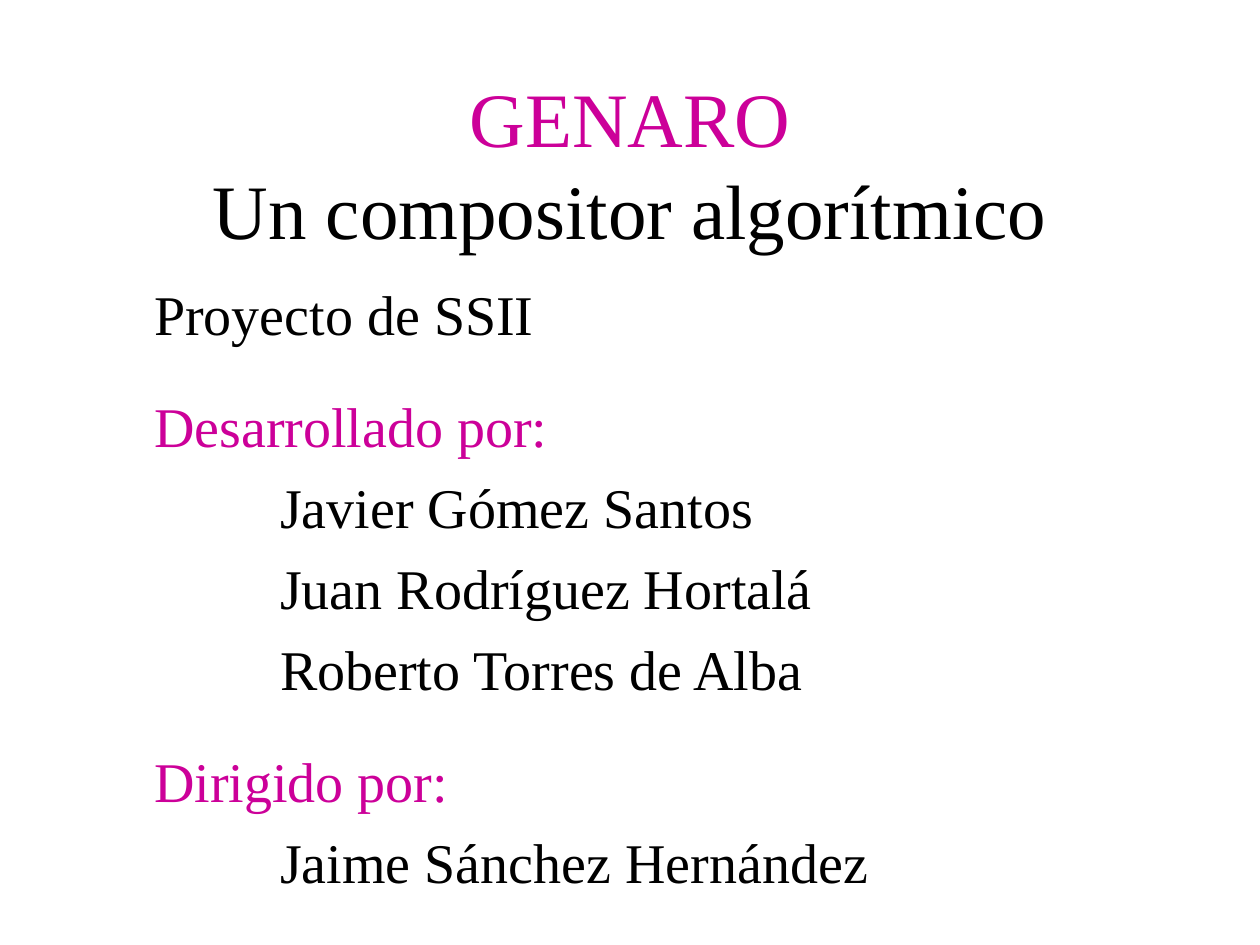
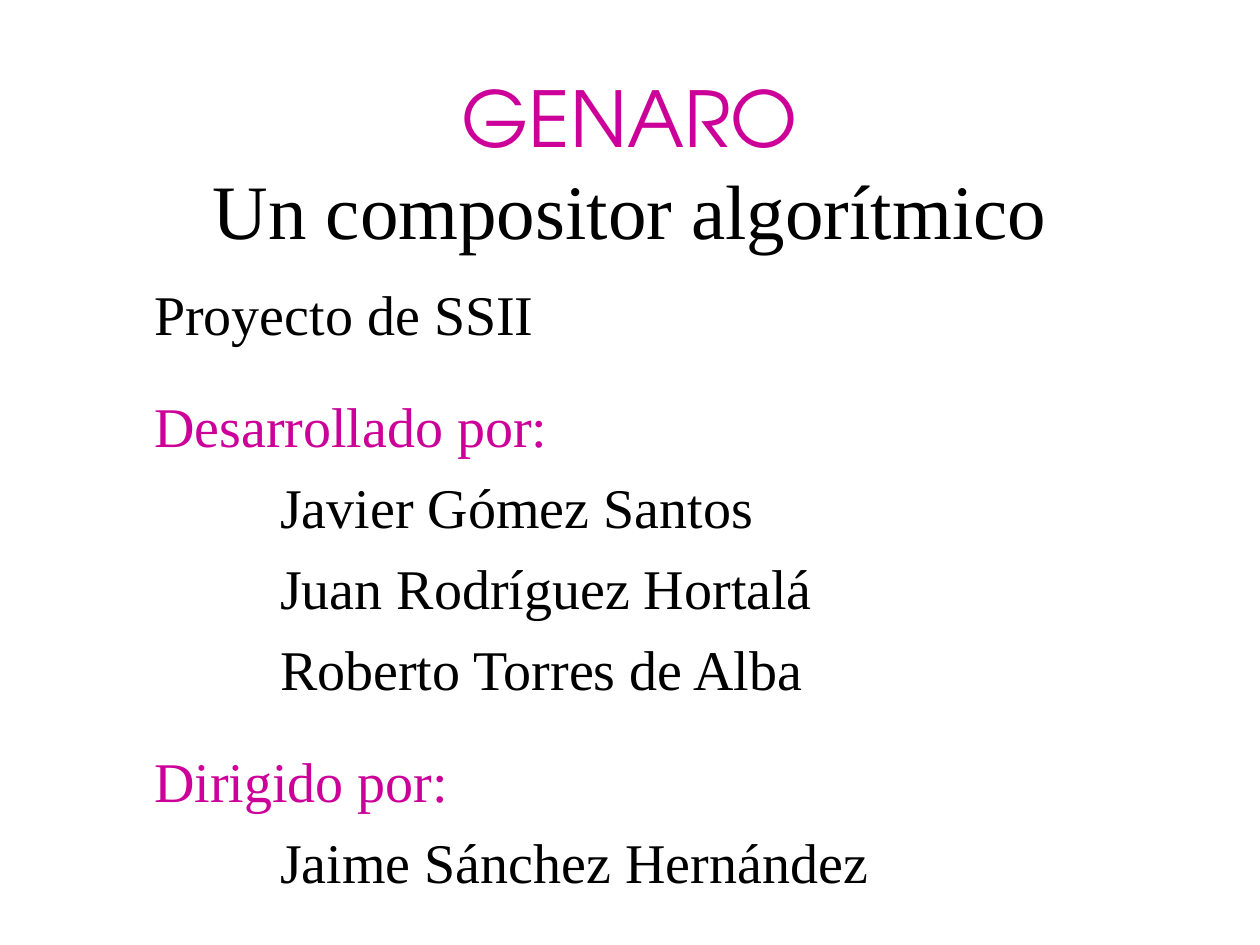
Before and after one commit to BackupTheBerlios/genaro, a slide deck: slide 1 of Documentos/MemoriaSSII/presentacion_proyecto.ppt. Drawn at 1260x945 pixels with LibreOffice and Linux fonts; fonts in the diff are those of the drawing; background and template pictures are left out. Boxes give left, top, right and bottom in pixels: in the first picture for what was removed or moved away, otherwise in the second. Text is boxed around its words. In the diff, an @@ line names an element or a change of style, - is before the commit and + after.

```diff
--- a/Documentos/MemoriaSSII/presentacion_proyecto.ppt
+++ b/Documentos/MemoriaSSII/presentacion_proyecto.ppt
@@ title "GENARO Un compositor algorítmico" at box(213, 89, 1046, 254): font Times New Roman to TeX Gyre Adventor in "GENARO" @@
```
Also in this commit, not shown: 14 other slides changed.
